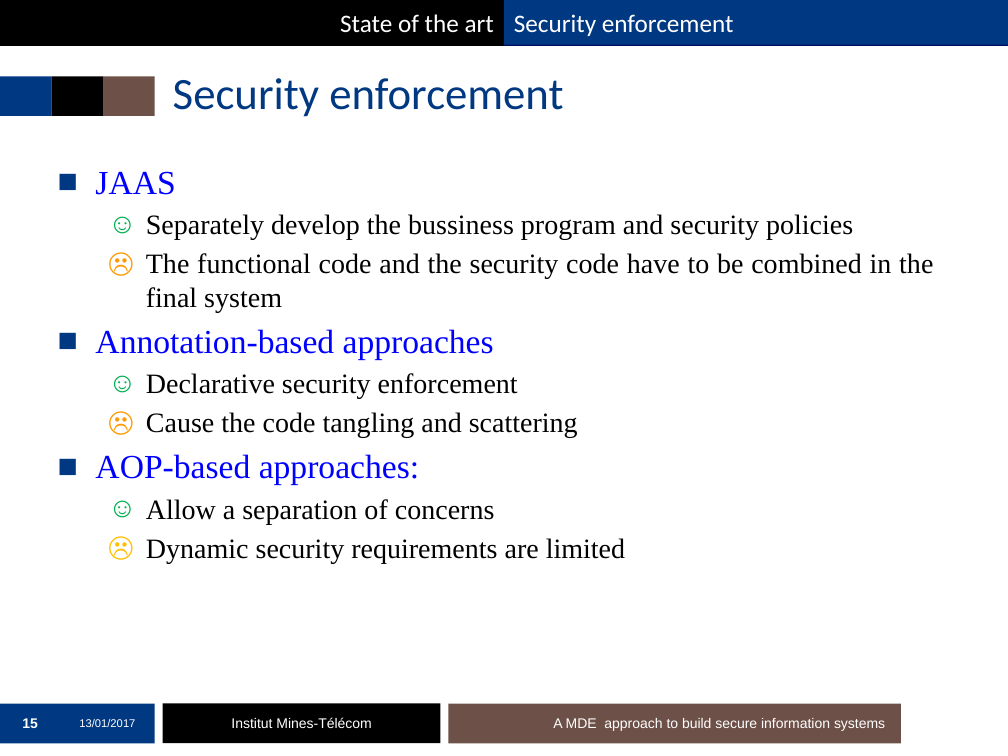
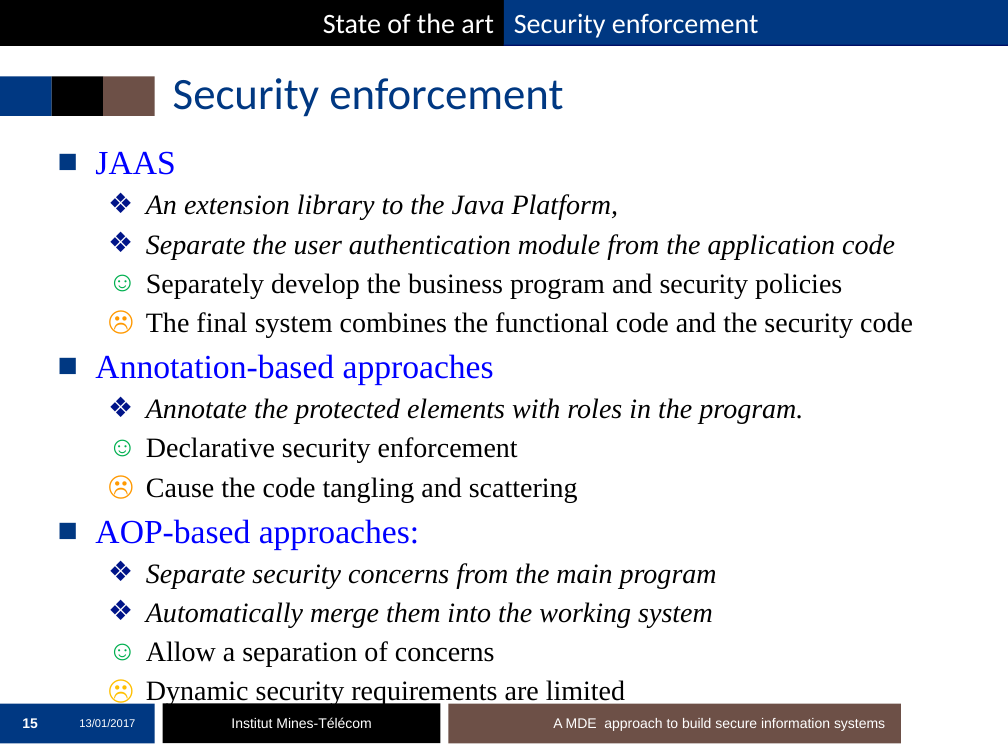
Before and after one commit to mai-ng/phdDefense, a slide deck: slide 15 of slides/presentation-defense.pptx. Drawn at 1008x756 pixels with LibreOffice and Linux fonts; fonts in the diff are those of the drawing; background and template pictures are left out. Boxes give left, top, right and bottom in pixels: in the first picture for what was removed or moved away, otherwise in the second. Text is boxed around its words. In the diff, an @@ line names an element or a change of style, - is before the commit and + after.

```diff
--- a/slides/presentation-defense.pptx
+++ b/slides/presentation-defense.pptx
@@ rectangle "State of the art" at (39,0,504,44): size 18 to 20 pt @@
@@ rectangle "Security enforcement" at (504,0,1008,44): size 18 to 20 pt @@
@@ text "JAAS": place and size @@
-text "JAAS" at (95,171,933,563)
+text "JAAS" at (95,151,913,667)
@@ text at (95,151,578,667): alignment justified to left @@
@@ text at (146,194,913,338): text changed @@
-  ☺ Separately develop the bussiness program and security policies
-  ☹ The functional code and the security code have to be combined in the final system
+  ❖ An extension library to the Java Platform,
+  ❖ Separate the user authentication module from the application code
+  ☺ Separately develop the business program and security policies
+  ☹ The final system combines the functional code and the security code
@@ text at (146,398,803,424): paragraph added @@
+  ❖ Annotate the protected elements with roles in the program.
@@ text at (146,563,717,628): paragraphs added @@
+  ❖ Separate security concerns from the main program
+  ❖ Automatically merge them into the working system
```
Also in this commit, not shown: 63 other slides changed, 2 slides added, 5 slides removed.
